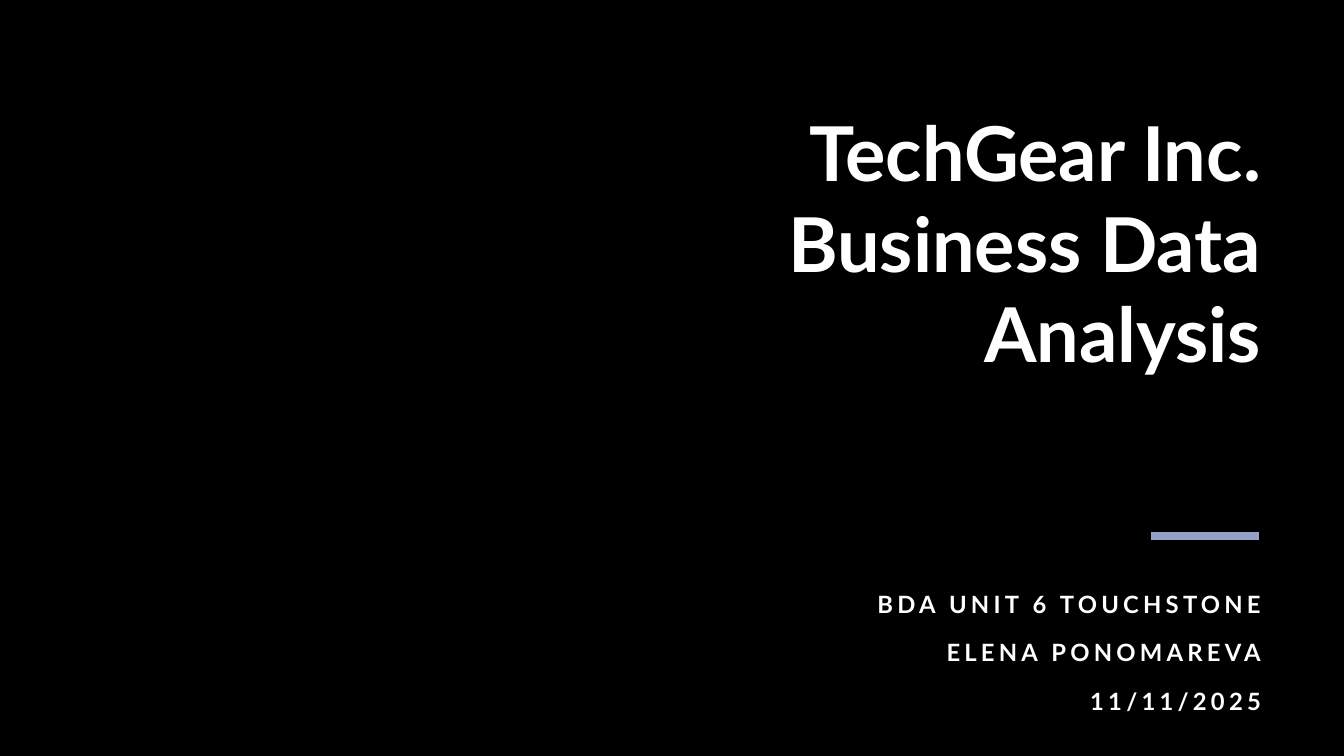
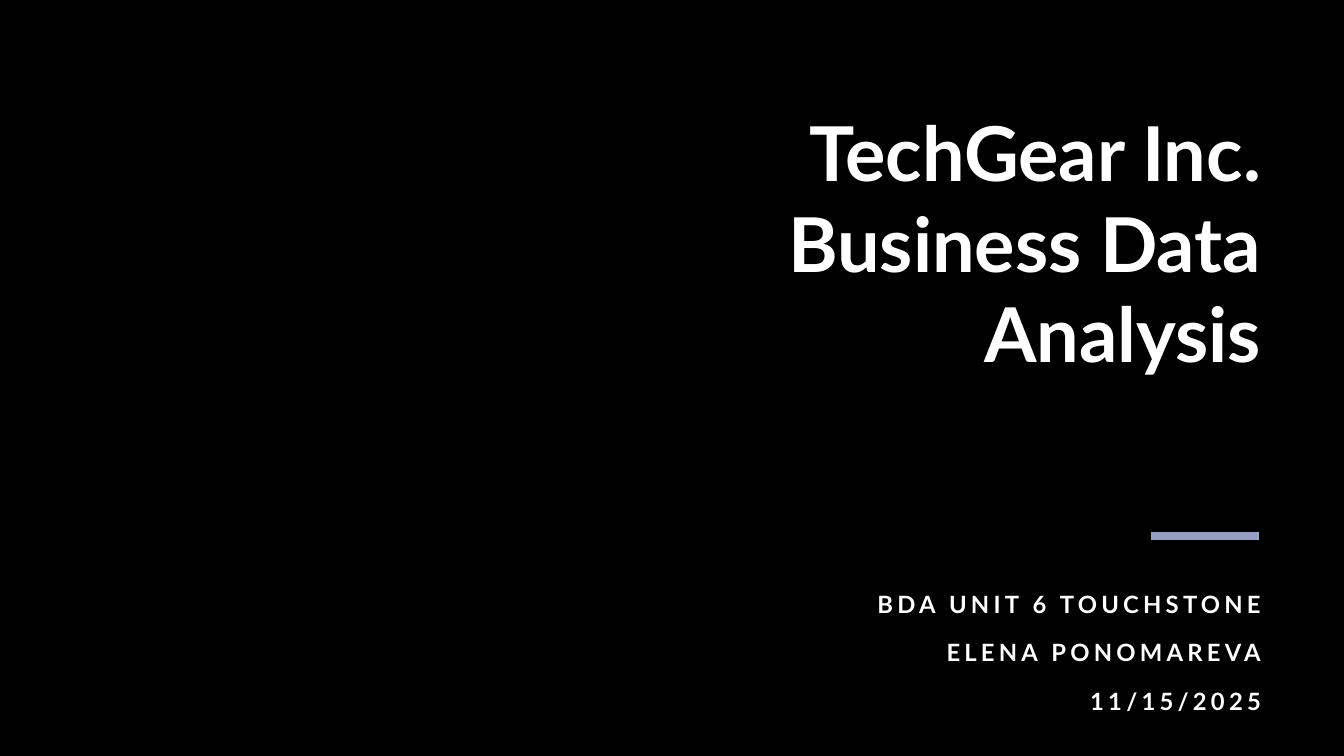
Before and after one commit to Elena-R-P/analytics, a slide deck: slide 1 of TechGear/TechGearCase.pptx. Drawn at 1344x756 pixels with LibreOffice and Linux fonts; fonts in the diff are those of the drawing; background and template pictures are left out. Boxes give left, top, right and bottom in pixels: in the first picture for what was removed or moved away, otherwise in the second. Text is boxed around its words. In the diff, an @@ line names an element or a change of style, - is before the commit and + after.

```diff
--- a/TechGear/TechGearCase.pptx
+++ b/TechGear/TechGearCase.pptx
@@ subtitle at <box>1090,692,1261,711</box>: text changed @@
-11/11/2025
+11/15/2025
```
Also in this commit, not shown: 5 other slides changed, 13 slides added, 33 other files.
